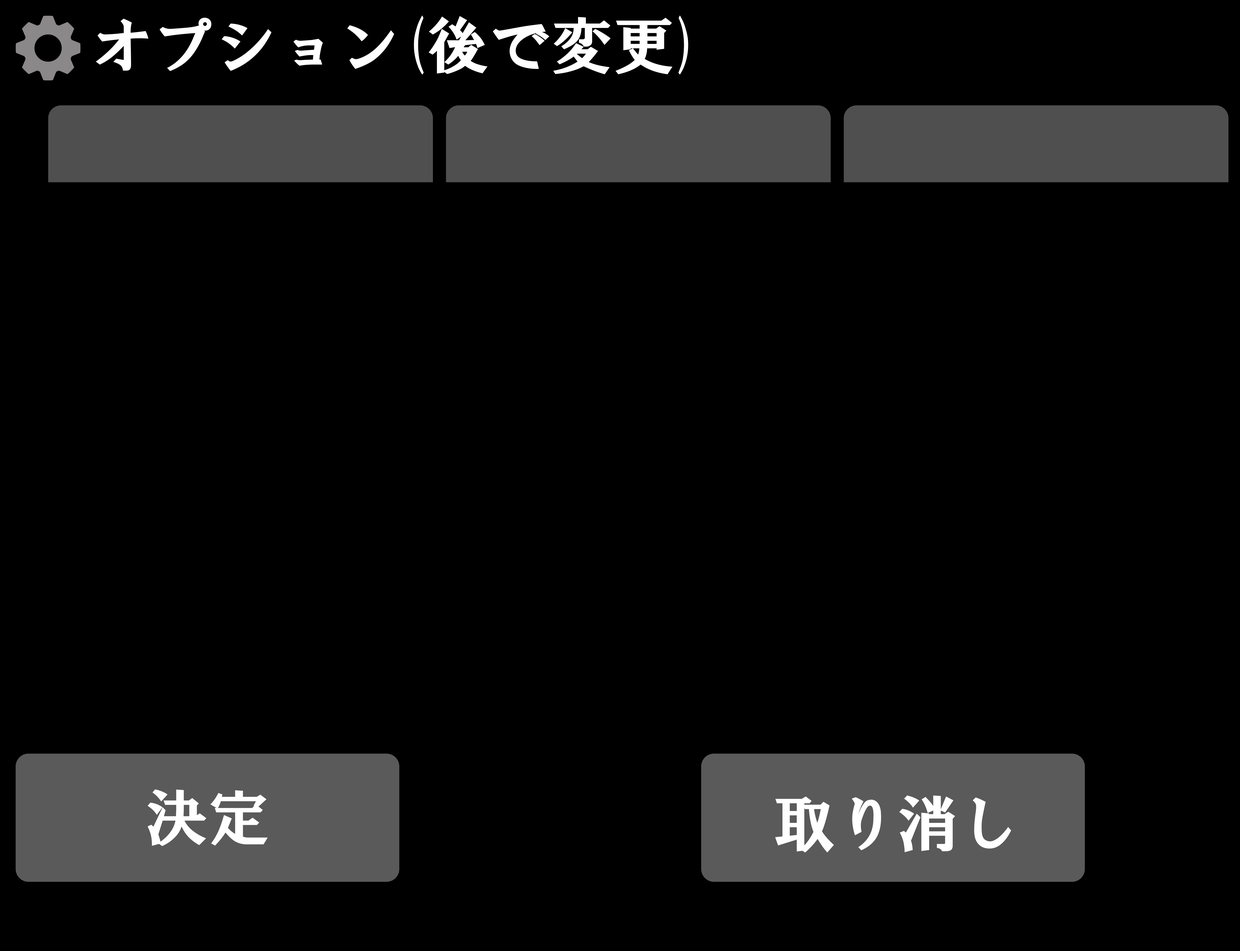
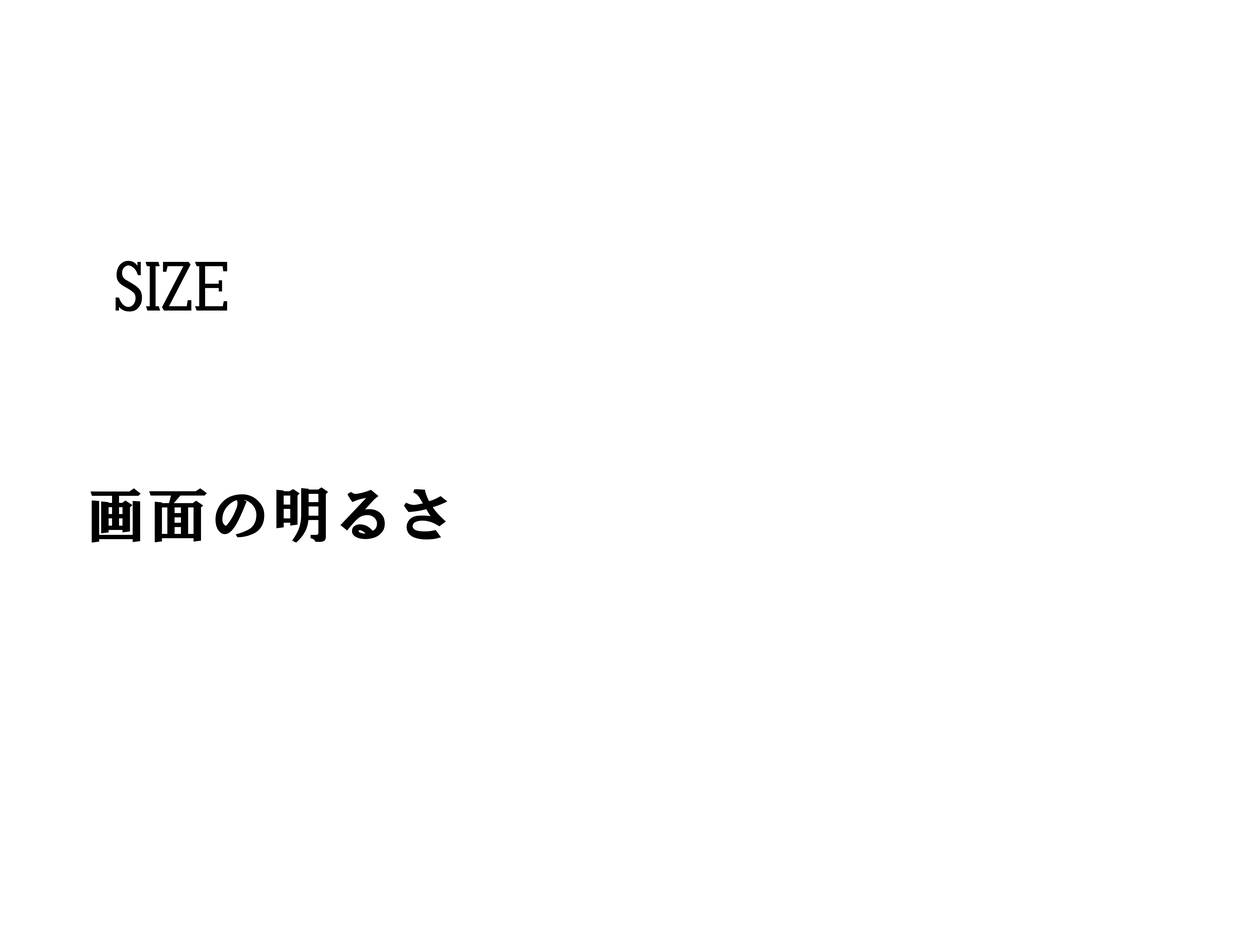
Two versions of the same layered image (1240 × 951). Layer-by-layer changes:
added group "画面設定" (1st of 2, in "タブ") with 3 layers in group "タブ" over (38, 185, 1188, 744)
added layer "画面の明るさ" in group "画面設定" over (90, 487, 448, 543)
added layer "SIZE" in group "画面設定" over (115, 260, 228, 312)
added layer "サウンド設定" (2nd of 3, in "タブ" › "画面設定") in group "画面設定" over (38, 185, 1188, 744)
hid "レイヤー 7" over (843, 105, 1229, 183)
hid "レイヤー 6" over (445, 105, 831, 183)
hid "レイヤー 5" over (48, 105, 433, 183)
hid group "土台" (10 layers) over (0, 0, 1240, 951)
